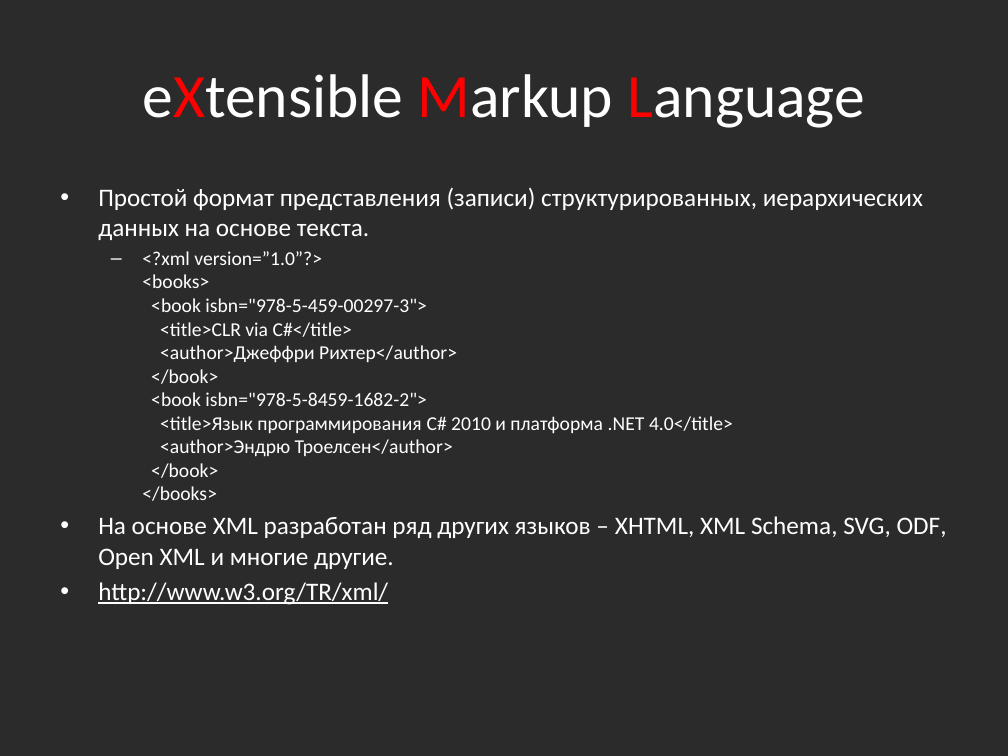
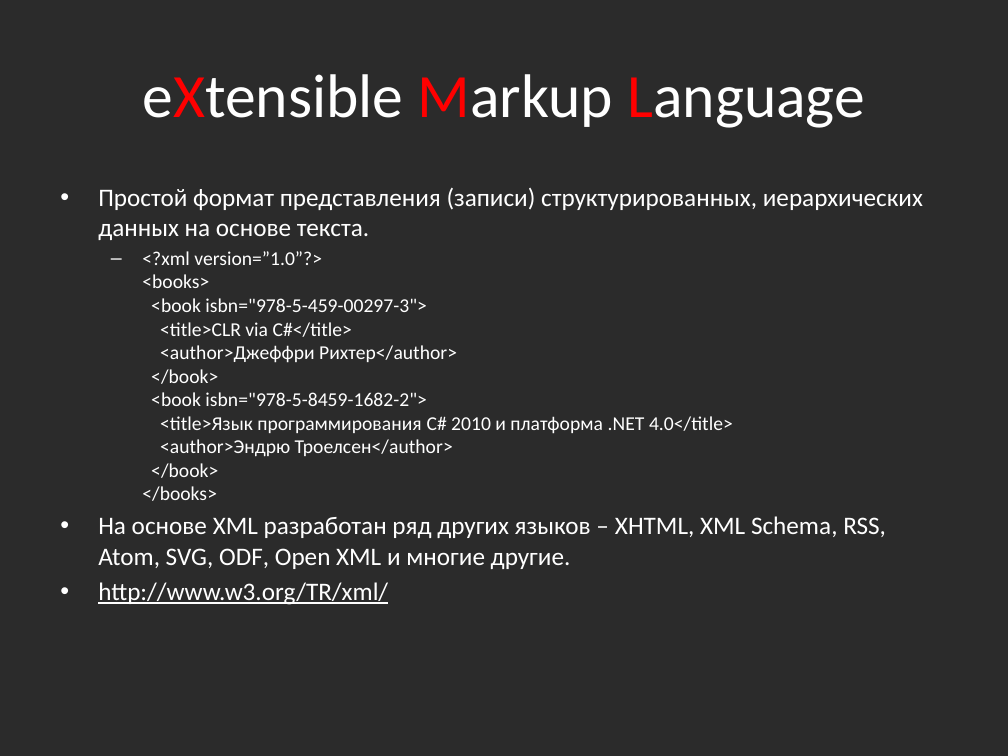
Before and after one commit to bazile/Training, a slide deck: slide 4 of Presentation/lesson-06-xml.pptx. Drawn at 1008x756 pixels with LibreOffice and Linux fonts; fonts in the diff are those of the drawing; background and template pictures are left out; a plain dark background stands for a picture behind light text. Boxes give left, top, right and bottom in pixels: in the first picture for what was removed or moved away, otherwise in the second. Text is boxed around its words. In the diff, an @@ line names an element or a change of style, - is before the commit and + after.

```diff
--- a/Presentation/lesson-06-xml.pptx
+++ b/Presentation/lesson-06-xml.pptx
@@ text at (98,516,886,569): text changed @@
-• На основе XML разработан ряд других языков – XHTML, XML Schema, SVG, ODF, Open XML и многие другие.
+• На основе XML разработан ряд других языков – XHTML, XML Schema, RSS, Atom, SVG, ODF, Open XML и многие другие.
```
Also in this commit, not shown: 1 other slide changed, 1 slide added.
